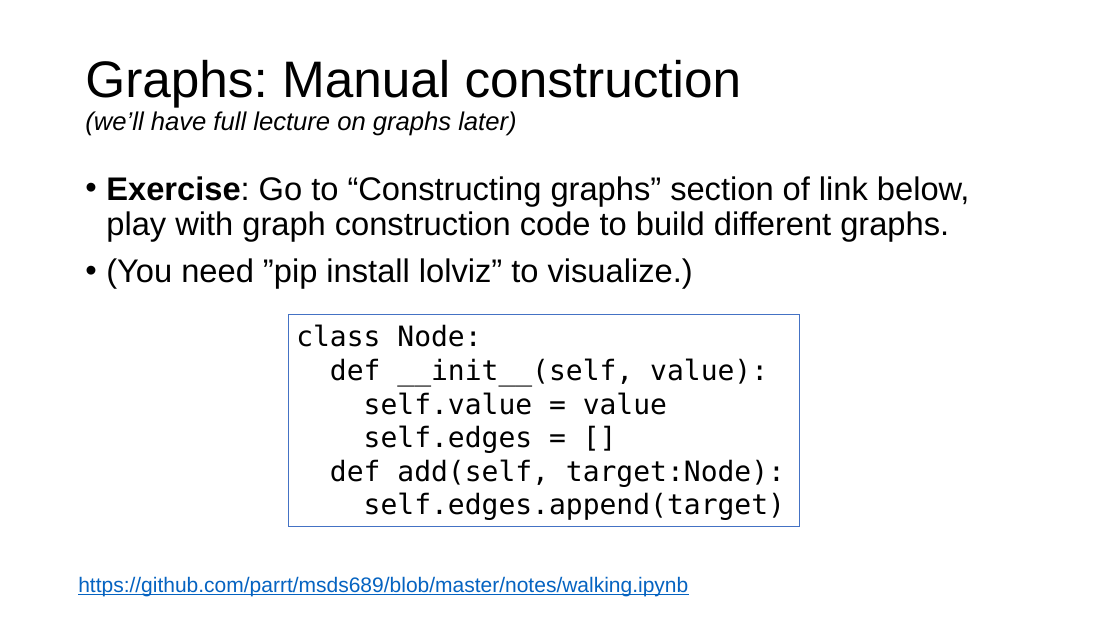
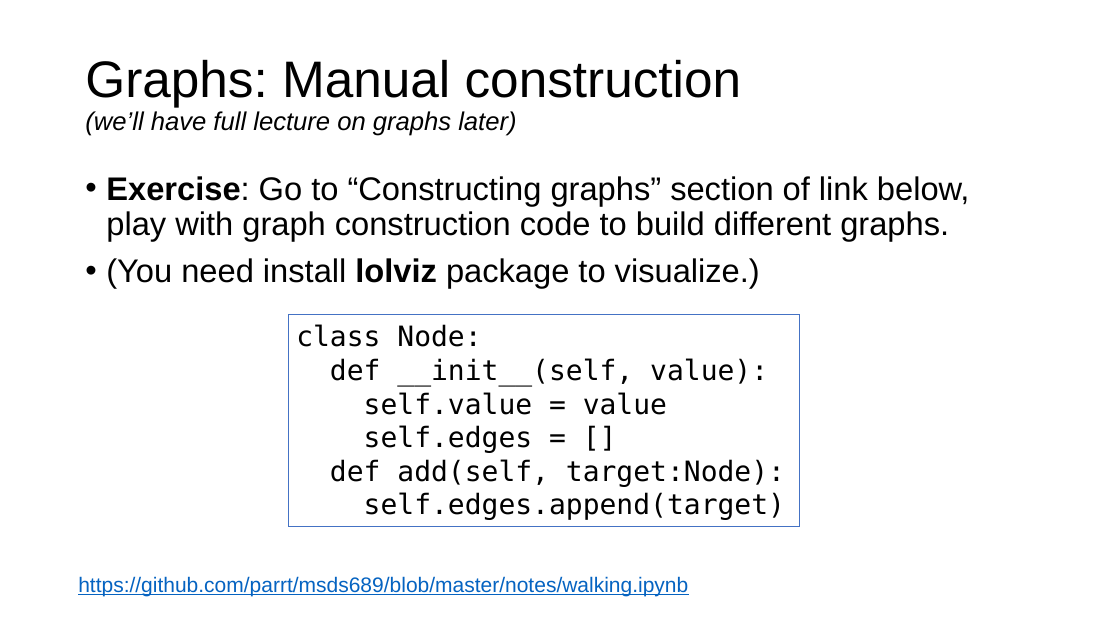
Before and after one commit to parrt/msds689, a slide deck: slide 10 of notes/walking-structures.pptx. Drawn at 1120x630 pixels with LibreOffice and Linux fonts; fonts in the diff are those of the drawing; background and template pictures are left out. Boxes give left, top, right and bottom in pixels: in the first picture for what was removed or moved away, otherwise in the second. Text is boxed around its words. In the diff, an @@ line names an element or a change of style, - is before the commit and + after.

```diff
--- a/notes/walking-structures.pptx
+++ b/notes/walking-structures.pptx
@@ text at [106, 258, 760, 288]: text changed @@
-• (You need ”pip install lolviz” to visualize.)
+• (You need install lolviz package to visualize.)
```
Also in this commit, not shown: 4 other slides changed, 4 other files.
